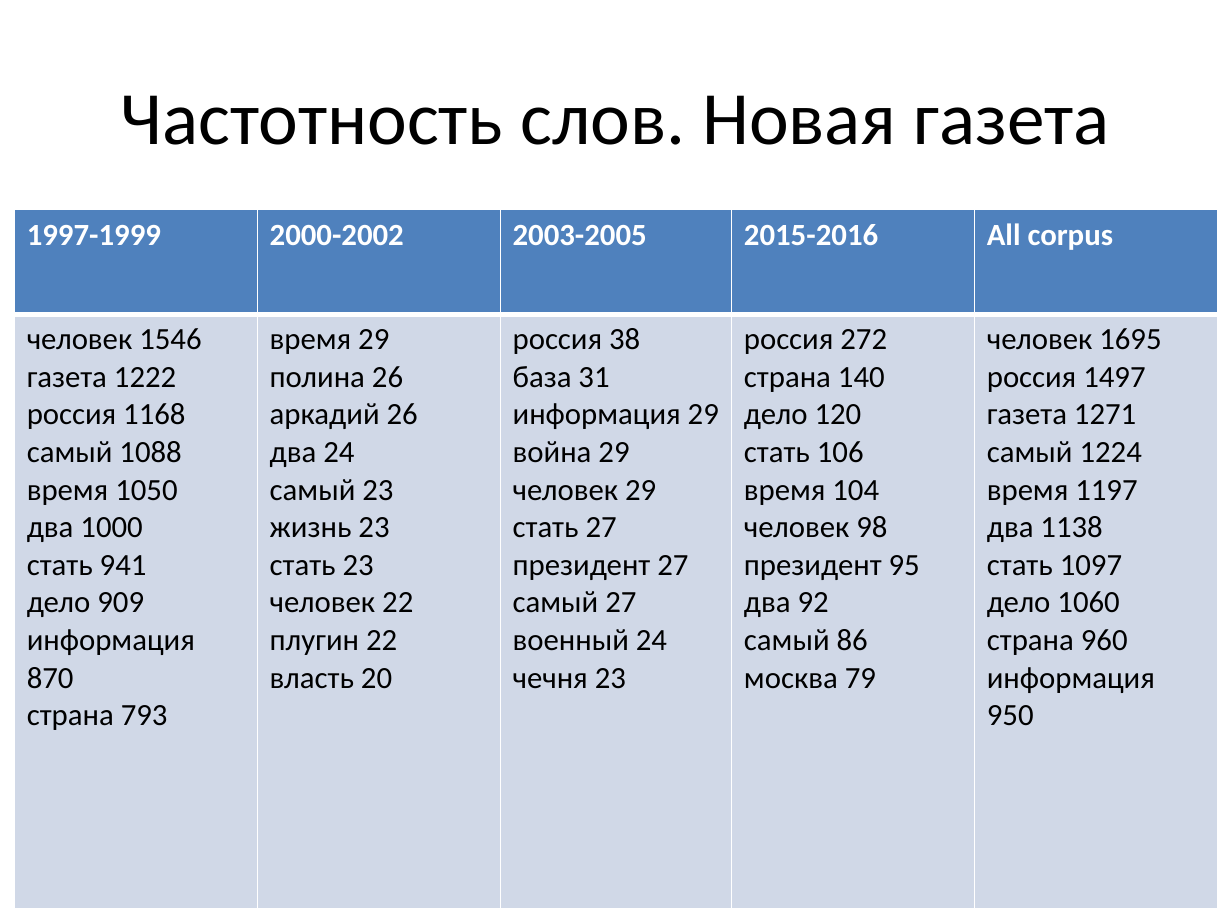
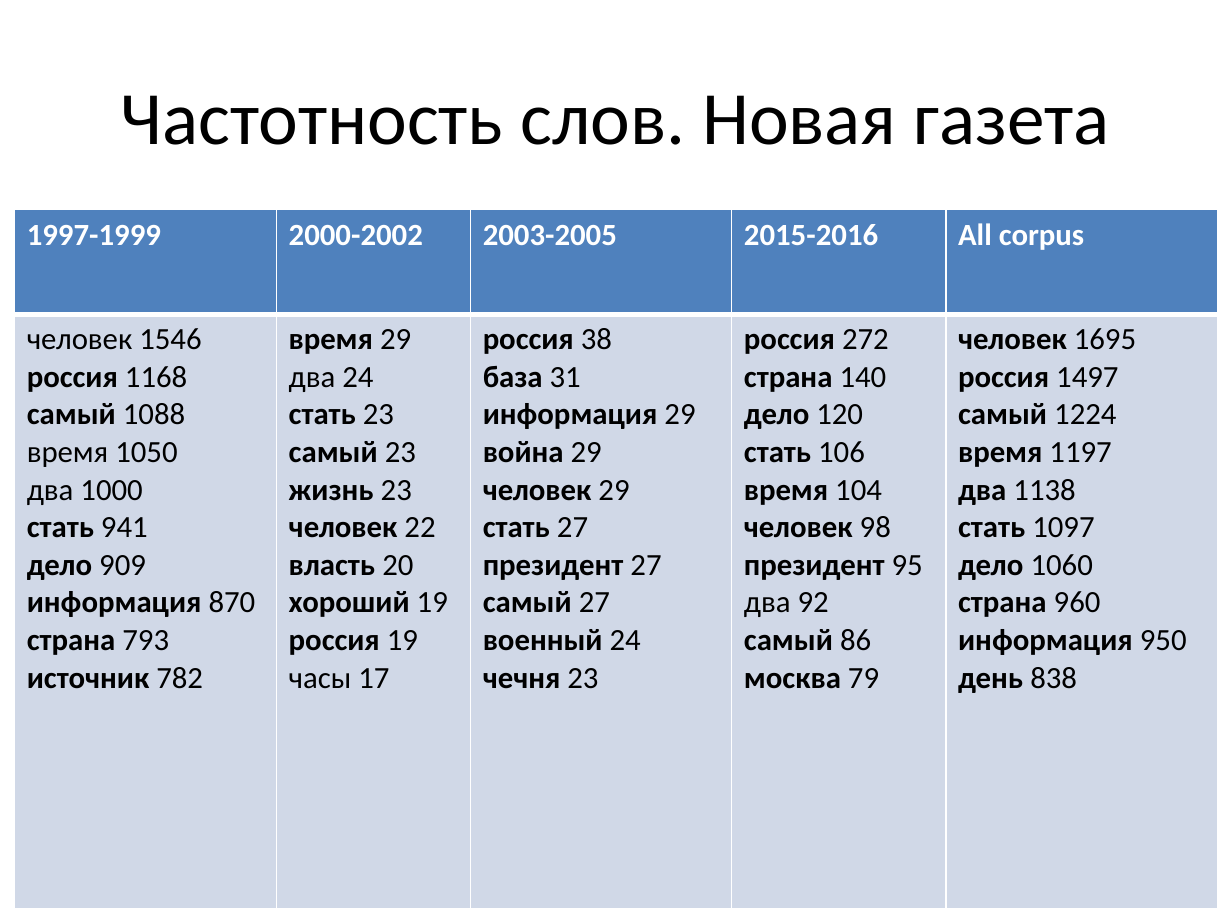
Before and after one commit to arassadin/hse_ling, a slide deck: slide 15 of ng_rg_presentation.pptx. Drawn at 1232x924 pixels with LibreOffice and Linux fonts; fonts in the diff are those of the drawing. Boxes give left, top, right and bottom in pixels: in the first picture for what was removed or moved away, otherwise in the second. Text is boxed around its words. In the diff, an @@ line names an element or a change of style, - is before the commit and + after.

```diff
--- a/ng_rg_presentation.pptx
+++ b/ng_rg_presentation.pptx
@@ table at (15, 209, 1217, 908) @@
-row 2: человек 1546 / газета 1222 / россия 1168 / самый 1088 / время 1050 / два 1000 / стать 941 / дело 909 / информация 870 / страна 793 | время 29 / полина 26 / аркадий 26 / два 24 / самый 23 / жизнь 23 / стать 23 / человек 22 / плугин 22 / власть 20 | россия 38 / база 31 / информация 29 / война 29 / человек 29 / стать 27 / президент 27 / самый 27 / военный 24 / чечня 23 | россия 272 / страна 140 / дело 120 / стать 106 / время 104 / человек 98 / президент 95 / два 92 / самый 86 / москва 79 | человек 1695 / россия 1497 / газета 1271 / самый 1224 / время 1197 / два 1138 / стать 1097 / дело 1060 / страна 960 / информация 950
+row 2: человек 1546 / россия 1168 / самый 1088 / время 1050 / два 1000 / стать 941 / дело 909 / информация 870 / страна 793 / источник 782 | время 29 / два 24 / стать 23 / самый 23 / жизнь 23 / человек 22 / власть 20 / хороший 19 / россия 19 / часы 17 | россия 38 / база 31 / информация 29 / война 29 / человек 29 / стать 27 / президент 27 / самый 27 / военный 24 / чечня 23 | россия 272 / страна 140 / дело 120 / стать 106 / время 104 / человек 98 / президент 95 / два 92 / самый 86 / москва 79 | человек 1695 / россия 1497 / самый 1224 / время 1197 / два 1138 / стать 1097 / дело 1060 / страна 960 / информация 950 / день 838
@@ bold on in "россия", "база", "информация", "война" and 15 more places @@
```
Also in this commit, not shown: 15 other slides changed.
